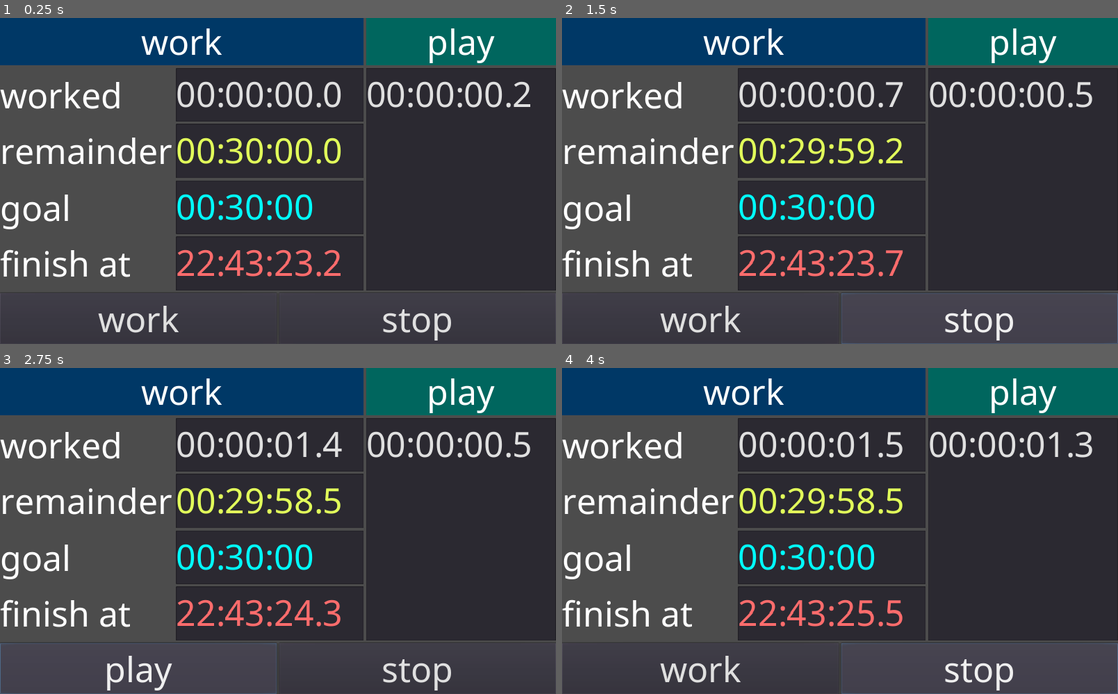
Above: before the commit, frames 1-4 (two rows, left to right).
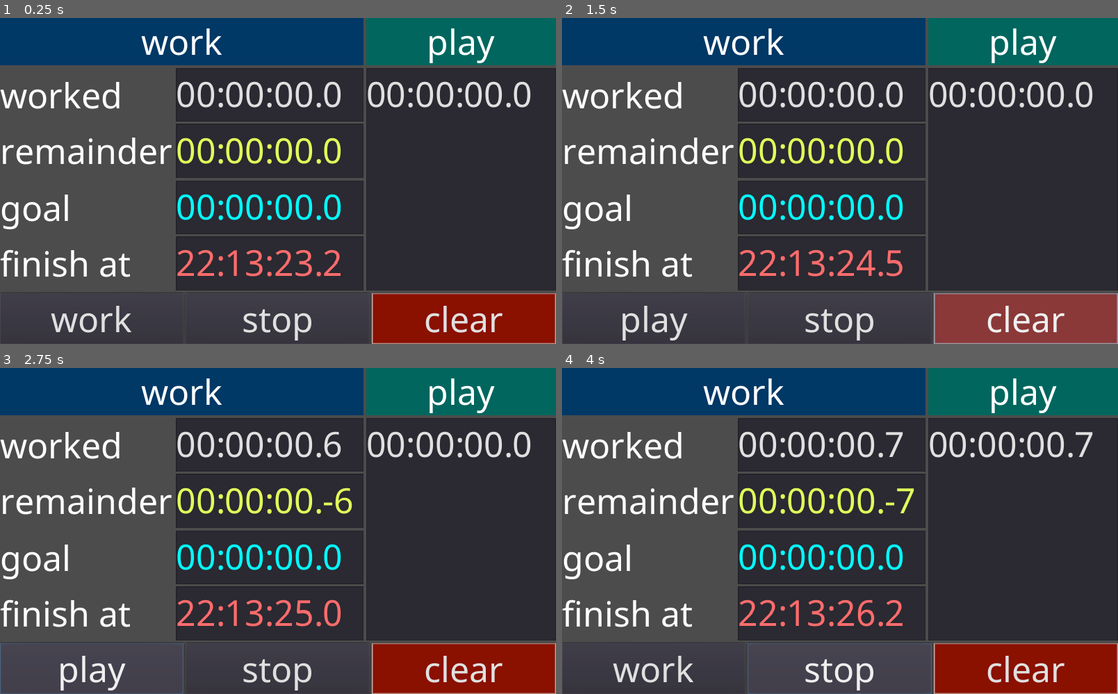
Above: after the commit, the same moments.

Repository: Streq/workplaytimer
Game: Godot game, scene res://main.tscn
Same seed, same stepped clock (60 frames per second), same inputs: the game is played once before the commit and once after it.
Inputs (mouse positions are in pixels of both pictures, inside the frame that each line leads up to):
- Up to frame 1 (0.25 s): no input
- Up to frame 2 (1.5 s): click "work" at 0.5 s; click (1023, 317) at 1.25 s, where only the run after the commit has a clickable "clear"
- Up to frame 3 (2.75 s): click "work" (after the commit: "play") at 2 s
- Up to frame 4 (4 s): click "play" at 2.75 s; click "stop" at 3.5 s

The runs differ from the first frame. In frame 1, 6.7% of the frame differs, in the area x 9-100%, y 19-100%; in frame 2, 7.5%; in frame 3, 7.8%; in frame 4, 8.0%.

Commit message:
clear button and some other stuff

Diff:
--- a/expected_finish.gd
+++ b/expected_finish.gd
@@ -4,16 +4,21 @@
 onready var remainder = get_node(remainder_path)
 export var timer_path : NodePath
 onready var timer = get_node(timer_path)
+export var goal_path : NodePath
+onready var goal = get_node(goal_path)
 
 
 func _process(delta: float) -> void:
+	update_time()
+
+func _ready() -> void:
+	timer.connect("started",self,"set_process",[false])
+	timer.connect("stopped",self,"set_process",[true])
+	goal.connect("updated",self,"update_time")
+func update_time():
 	var msecs_now = Global.from_text(Time.get_time_string_from_system())
 	#for subsecond precision, sucks I know
 	var seconds = Time.get_unix_time_from_system()
 	msecs_now += int(seconds*1000.0)%1000
 	var msecs_remaining = msecs_now + remainder.msec
 	text = Global.to_text_wrap_hours(msecs_remaining)
-
-func _ready() -> void:
-	timer.connect("started",self,"set_process",[false])
-	timer.connect("stopped",self,"set_process",[true])
--- a/main.gd
+++ b/main.gd
@@ -2,12 +2,18 @@
 
 onready var play: Button = $"%play"
 onready var stop: Button = $"%stop"
+onready var clear: Button = $"%clear"
+
 onready var work_timer: TextEdit = $"%work_timer"
 onready var play_timer: TextEdit = $"%play_timer"
+onready var expected_finish: TextEdit = $"%expected_finish"
+onready var work_goal: TextEdit = $"%work_goal"
 
 func _ready() -> void:
 	play.connect("pressed",self,"_on_play_button_pressed")
 	stop.connect("pressed",self,"_on_stop_button_pressed")
+	clear.connect("pressed",self,"_on_clear_button_pressed")
+	_on_clear_button_pressed()
 
 func _on_play_button_pressed():
 	work_timer.switch()
@@ -17,8 +23,22 @@
 	else:
 		play_timer.off()
 		play.text = "play"
+		expected_finish.update_time()
 
 func _on_stop_button_pressed():
 	work_timer.off()
 	play_timer.off()
 	play.text = "work"
+
+func _on_clear_button_pressed():
+	work_timer.off()
+	play_timer.off()
+
+	work_timer.accumulated_time_msec = 0
+	work_timer.render_text()
+
+	play_timer.accumulated_time_msec = 0
+	play_timer.render_text()
+
+	work_goal.text = "00:00:00.0"
+	work_goal._on_text_changed()
--- a/main.tscn
+++ b/main.tscn
@@ -24,6 +24,30 @@
 [sub_resource type="StyleBoxFlat" id=4]
 bg_color = Color( 0, 0.403922, 0.372549, 1 )
 
+[sub_resource type="StyleBoxFlat" id=6]
+bg_color = Color( 0.54902, 0.223529, 0.223529, 1 )
+border_width_left = 3
+border_width_top = 3
+border_width_right = 3
+border_width_bottom = 3
+border_blend = true
+
+[sub_resource type="StyleBoxFlat" id=8]
+bg_color = Color( 1, 0, 0, 1 )
+border_width_left = 3
+border_width_top = 3
+border_width_right = 3
+border_width_bottom = 3
+border_blend = true
+
+[sub_resource type="StyleBoxFlat" id=7]
+bg_color = Color( 0.545098, 0.0666667, 0, 1 )
+border_width_left = 3
+border_width_top = 3
+border_width_right = 3
+border_width_bottom = 3
+border_blend = true
+
 [node name="Node2D" type="Control"]
 anchor_right = 1.0
 anchor_bottom = 1.0
@@ -163,6 +187,7 @@
 script = ExtResource( 6 )
 remainder_path = NodePath("../../HBoxContainer2/work_remainder")
 timer_path = NodePath("../../HBoxContainer/work_timer")
+goal_path = NodePath("../../HBoxContainer3/work_goal")
 
 [node name="VBoxContainer2" type="VBoxContainer" parent="VBoxContainer/HBoxContainer"]
 margin_left = 674.0
@@ -195,15 +220,26 @@
 
 [node name="play" type="Button" parent="VBoxContainer/HBoxContainer2"]
 unique_name_in_owner = true
-margin_right = 510.0
+margin_right = 338.0
 margin_bottom = 94.0
 size_flags_horizontal = 3
 text = "work"
 
 [node name="stop" type="Button" parent="VBoxContainer/HBoxContainer2"]
 unique_name_in_owner = true
-margin_left = 514.0
-margin_right = 1024.0
+margin_left = 342.0
+margin_right = 681.0
 margin_bottom = 94.0
 size_flags_horizontal = 3
 text = "stop"
+
+[node name="clear" type="Button" parent="VBoxContainer/HBoxContainer2"]
+unique_name_in_owner = true
+margin_left = 685.0
+margin_right = 1024.0
+margin_bottom = 94.0
+size_flags_horizontal = 3
+custom_styles/hover = SubResource( 6 )
+custom_styles/pressed = SubResource( 8 )
+custom_styles/normal = SubResource( 7 )
+text = "clear"
--- a/work_goal.gd
+++ b/work_goal.gd
@@ -4,8 +4,11 @@
 
 func _ready() -> void:
 	connect("text_changed",self,"_on_text_changed")
+	connect("focus_exited",self,"_focus_out")
 	_on_text_changed()
 
 func _on_text_changed():
 	goal_msecs = Global.from_text(text)
 	emit_signal("updated")
+func _focus_out():
+	text = Global.to_text(goal_msecs)
Not shown: 1 places in main.tscn that only renumber resources
